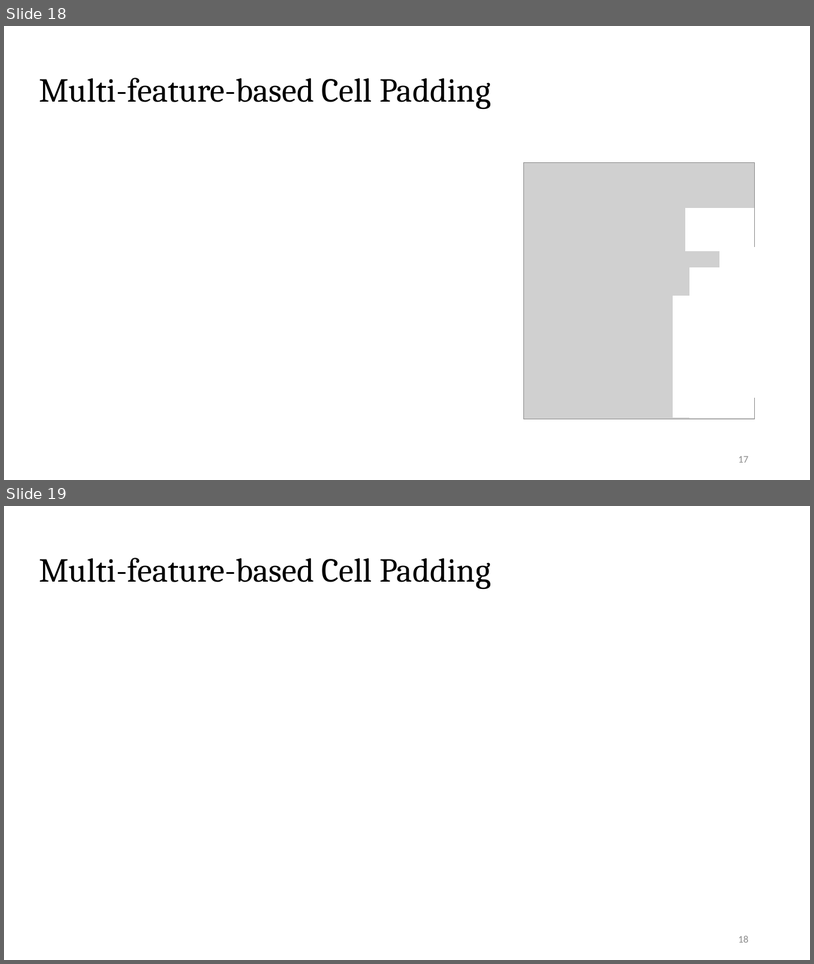
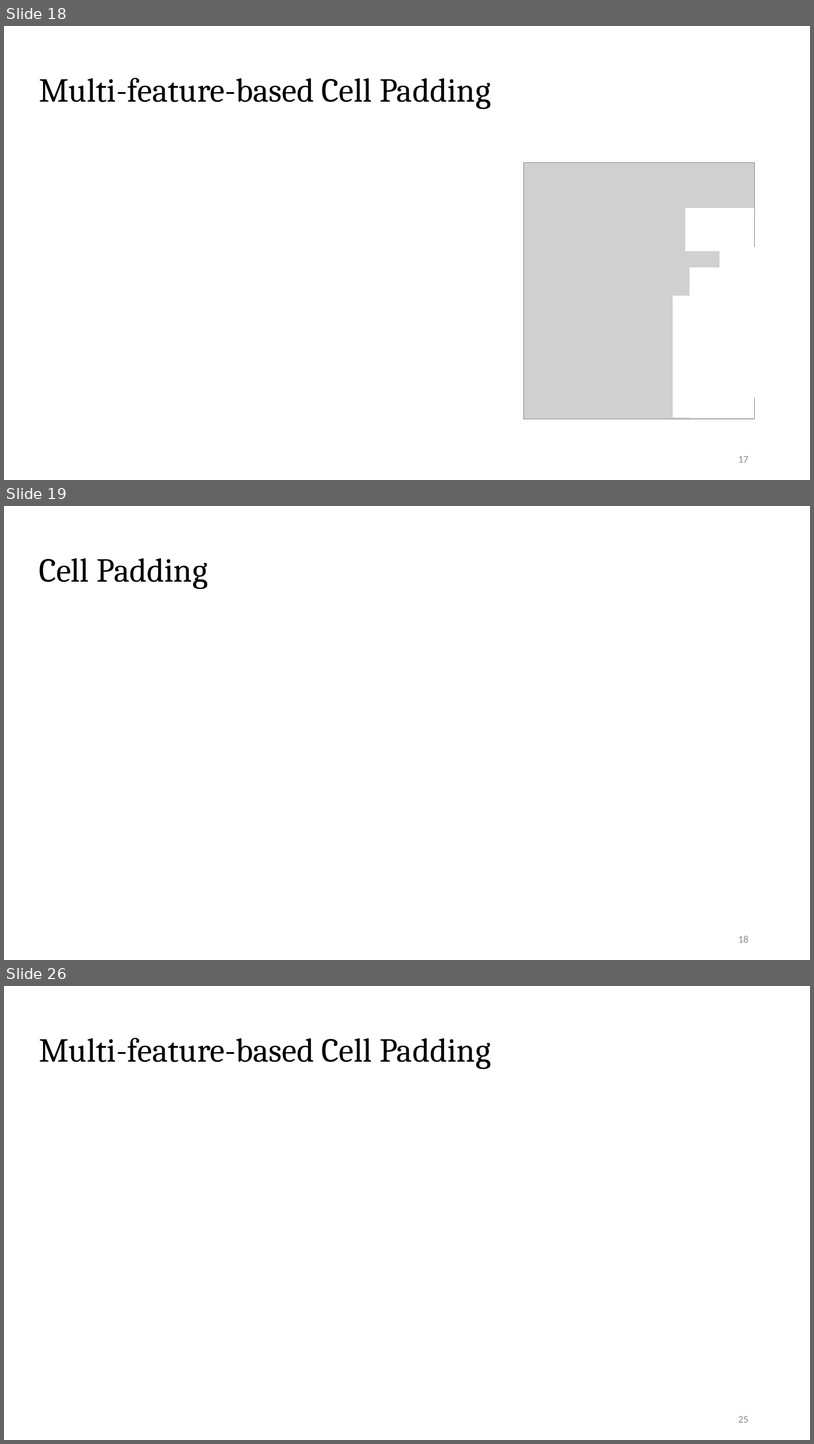
Before and after one commit to Pacific-Feng-Studuies/Studied-Papers, a slide deck: GM/Placement/PUFFER A Routability-Driven Placement Framework via Cell Padding/PUFFER A Routability-Driven Placement Framework via Cell Padding.pptx. Shown one above the other, each under a label of ours: slides 18 and 19 before the commit, slides 18, 19 and 26 after it; the slides between them are not shown. The pictures are 814x964 and 814x1444 pixels, drawn with LibreOffice and Linux fonts; fonts in the diff are those of the drawing; grey boxes stand for pictures. Boxes give left, top, right and bottom in pixels: in the first picture for what was removed or moved away, otherwise in the second. Text is boxed around its words. In the diff, an @@ line names an element or a change of style, - is before the commit and + after.

```diff
--- a/GM/Placement/PUFFER A Routability-Driven Placement Framework via Cell Padding/PUFFER A Routability-Driven Placement Framework via Cell Padding.pptx
+++ b/GM/Placement/PUFFER A Routability-Driven Placement Framework via Cell Padding/PUFFER A Routability-Driven Placement Framework via Cell Padding.pptx
@@ slide 19 added at (4, 506, 810, 960), background #FFFFFF @@
@@ title added at (39, 558, 208, 589), 40 pt, text #000000 @@
+Cell Padding
@@ page number added at (738, 935, 749, 942), 12 pt, text #8C8C8C @@
+18
@@ what was slide 19 is now slide 26 @@
@@ page number at (738, 1416, 749, 1422): text changed @@
-18
+25
```
Also in this commit, not shown: 8 slides changed, 2 other slides added, 2 other files.
